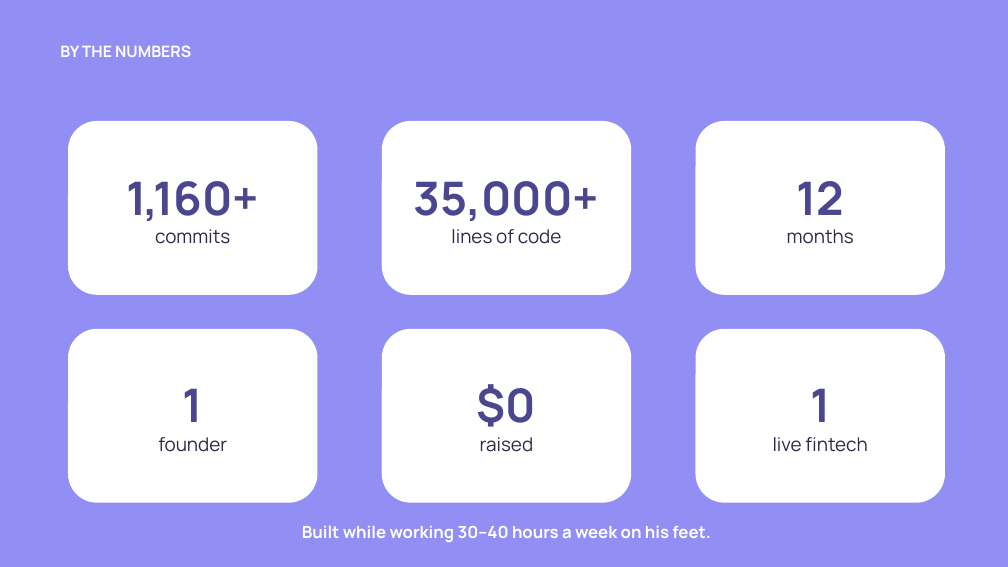
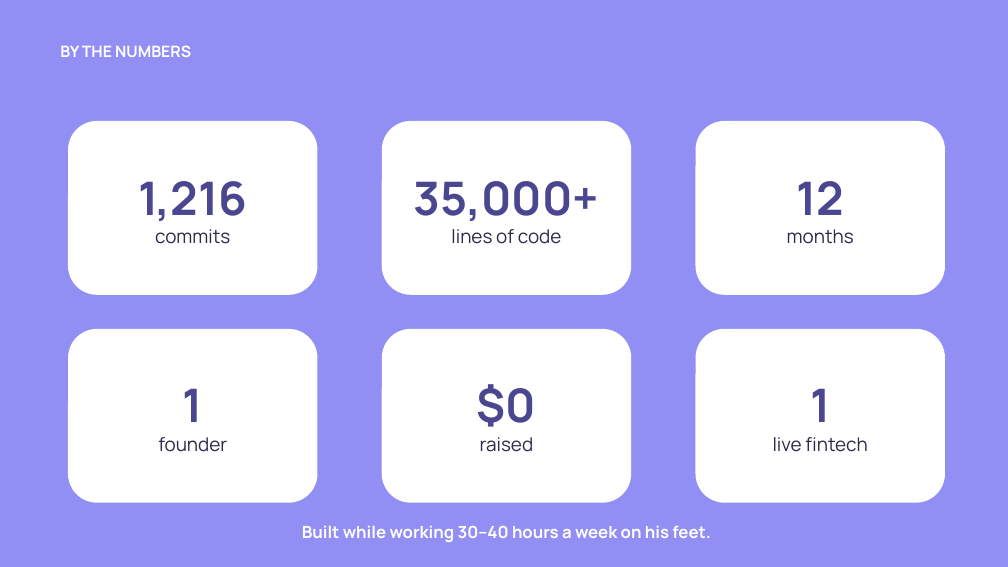
Before and after one commit to Dime-Time/Dime-Time-Technologies, a slide deck: slide 15 of attached_assets/timeline-deck-slides/dime-time-timeline-deck.pptx. Drawn at 1008x567 pixels with LibreOffice and Linux fonts; fonts in the diff are those of the drawing. Boxes give left, top, right and bottom in pixels: in the first picture for what was removed or moved away, otherwise in the second. Text is boxed around its words. In the diff, an @@ line names an element or a change of style, - is before the commit and + after.

```diff
--- a/attached_assets/timeline-deck-slides/dime-time-timeline-deck.pptx
+++ b/attached_assets/timeline-deck-slides/dime-time-timeline-deck.pptx
@@ text in rounded rectangle at (138, 181, 247, 221): text changed @@
-1,160+
+1,216
```
Also in this commit, not shown: 4 other slides changed, 11 other files.
